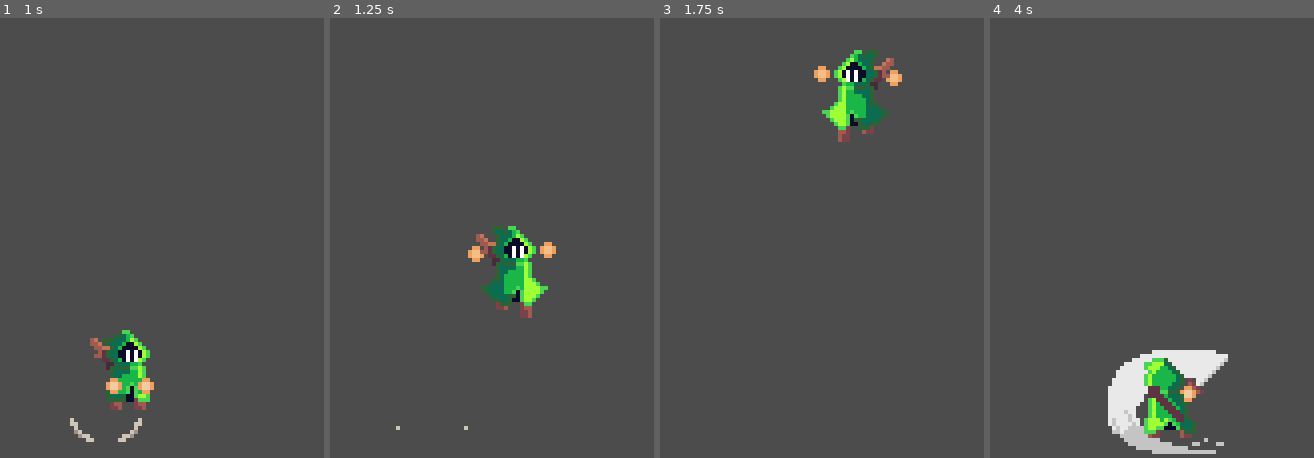
Above: before the commit, frames 1-4 (left to right).
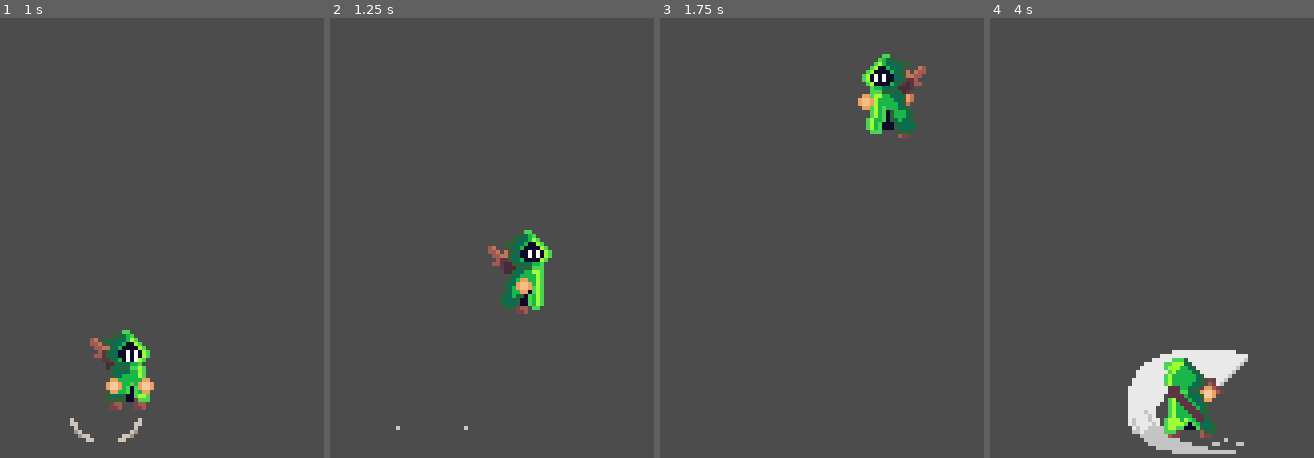
Above: after the commit, the same moments.

Repository: KrzysztofStaron/actionPlatformer
Game: Godot game, scene res://main.tscn
Same seed, same stepped clock (60 frames per second), same inputs: the game is played once before the commit and once after it.
Inputs (mouse positions are in pixels of both pictures, inside the frame that each line leads up to):
- Up to frame 1 (1 s): move the mouse to (outside the picture) at 0.52 s; press the mouse at (outside the picture) at 0.53 s; hold D (move_right) from 0.53 s (still down); tap Space (jump) at 0.77 s
- Up to frame 2 (1.25 s): keep holding D (move_right)
- Up to frame 3 (1.75 s): move the mouse to (outside the picture) at 1.27 s; release D (move_right) at 1.28 s; release the mouse at (outside the picture) at 1.28 s; hold A (move_left) from 1.28 s (still down); tap Ctrl (walk) at 1.35 s; tap Space (jump) at 1.52 s
- Up to frame 4 (4 s): move the mouse to (outside the picture) at 2.02 s; release A (move_left) at 2.03 s; press the mouse at (outside the picture) at 2.03 s; hold D (move_right) 2.03-3.53 s; move the mouse to (1083, 229) at 2.77 s; release the mouse at (1083, 229) at 2.78 s; tap Ctrl (walk) at 2.85 s; tap Space (jump) at 3.02, 3.77 s; move the mouse to (outside the picture) at 3.52 s; press the mouse at (outside the picture) at 3.53 s; hold A (move_left) from 3.53 s (still down)

Frame 1 is identical in both runs. In frame 2, 3.2% of the frame differs, in the area x 42-70%, y 47-69%; in frame 3, 4.4%; in frame 4, 5.7%, in the area x 36-80%, y 75-100%.

Commit message:
falling animation plays only while falling

Diff:
--- a/player/player.gd
+++ b/player/player.gd
@@ -37,7 +37,7 @@
 	if atackBlock or jumpBlock or landBlock:
 		pass
 	# falling
-	elif !grounded:
+	elif !grounded && velocity.y > 0:
 		animation.play("falling")
 	# land
 	elif animation.get_current_animation() == "falling" and grounded:
